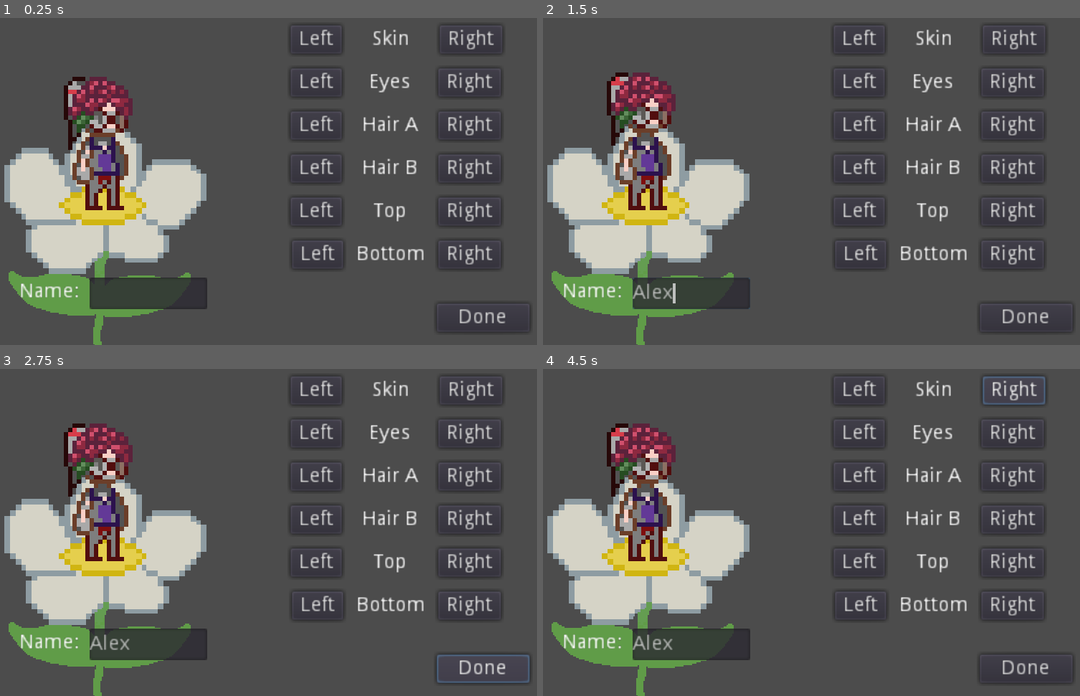
Above: before the commit, frames 1-4 (two rows, left to right).
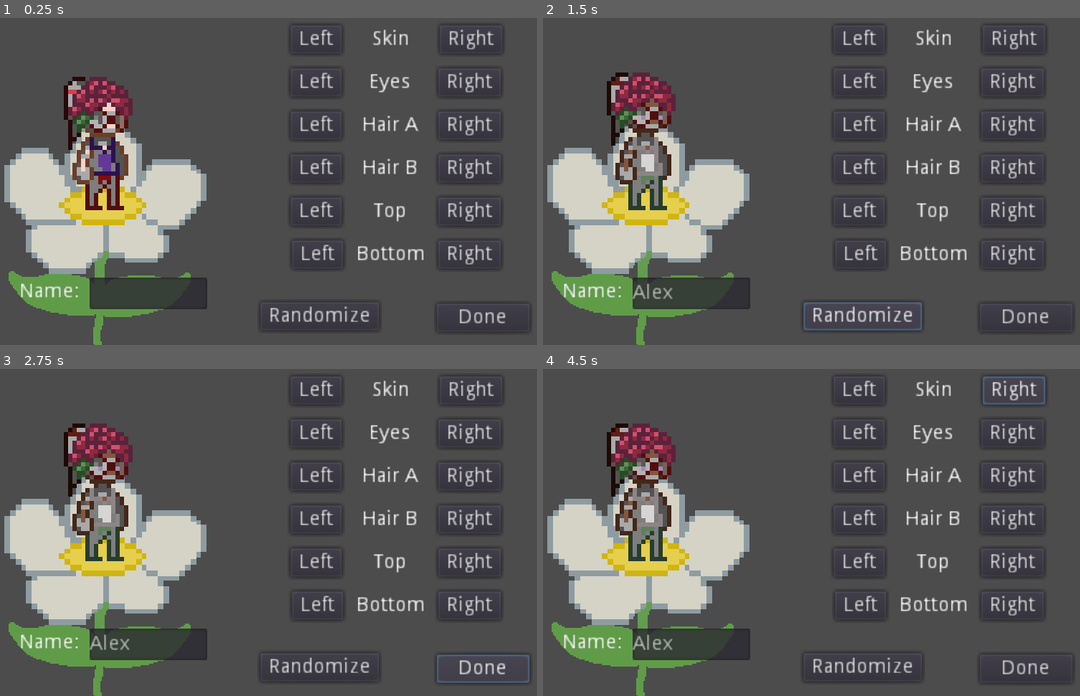
Above: after the commit, the same moments.

Repository: Sleeping-Robot-Games/tiny-human
Game: Godot game, scene res://menus/character_creator/character_creator.tscn
Same seed, same stepped clock (60 frames per second), same inputs: the game is played once before the commit and once after it. This scene is started directly instead of the project's main scene.
Inputs (mouse positions are in pixels of both pictures, inside the frame that each line leads up to):
- Up to frame 1 (0.25 s): no input
- Up to frame 2 (1.5 s): click (693, 292) at 0.52 s; type "Alex" at 0.6 s; click (865, 315) at 1.25 s, where only the run after the commit has a clickable "Randomize"
- Up to frame 3 (2.75 s): click "Done" at 2 s
- Up to frame 4 (4.5 s): click "Done" at 2.75 s; click "Left" at 3.5 s; click "Right" at 4.25 s

The runs differ from the first frame. In frame 1, 0.5% of the frame differs, in the area x 48-71%, y 86-96%; in frame 2, 2.0%, in the area x 12-71%, y 17-96%; in frame 3, 1.8%; in frame 4, 1.8%.

Commit message:
Adds randomize button

Diff:
--- a/menus/character_creator/character_creator.gd
+++ b/menus/character_creator/character_creator.gd
@@ -129,3 +129,7 @@
 		var color_num = str(new_color).pad_zeros(3)
 		set_sprite_color(palette_sprite, sprite, color_num)
 		pallete_sprite_state[palette_sprite] = color_num
+
+
+func _on_Randomize_button_up():
+	create_random_character()
--- a/menus/character_creator/character_creator.tscn
+++ b/menus/character_creator/character_creator.tscn
@@ -212,3 +212,15 @@
 __meta__ = {
 "_edit_use_anchors_": false
 }
+
+[node name="Randomize" type="Button" parent="."]
+margin_left = 192.0
+margin_top = 210.0
+margin_right = 275.0
+margin_bottom = 230.0
+text = "Randomize"
+__meta__ = {
+"_edit_use_anchors_": false
+}
+
+[connection signal="button_up" from="Randomize" to="." method="_on_Randomize_button_up"]
